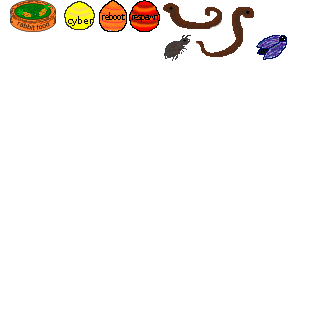
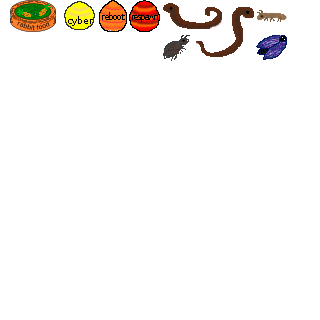
Layers edited between the first and the second 320×320 image:
added layer "engerling" above "kaefer 2" over (257, 10, 288, 22)
added layer "kaefer 2" above "kaefer 1" over (163, 35, 190, 61)
renamed "kaefer" to "kaefer 1", painted on it over (164, 34, 287, 61)
